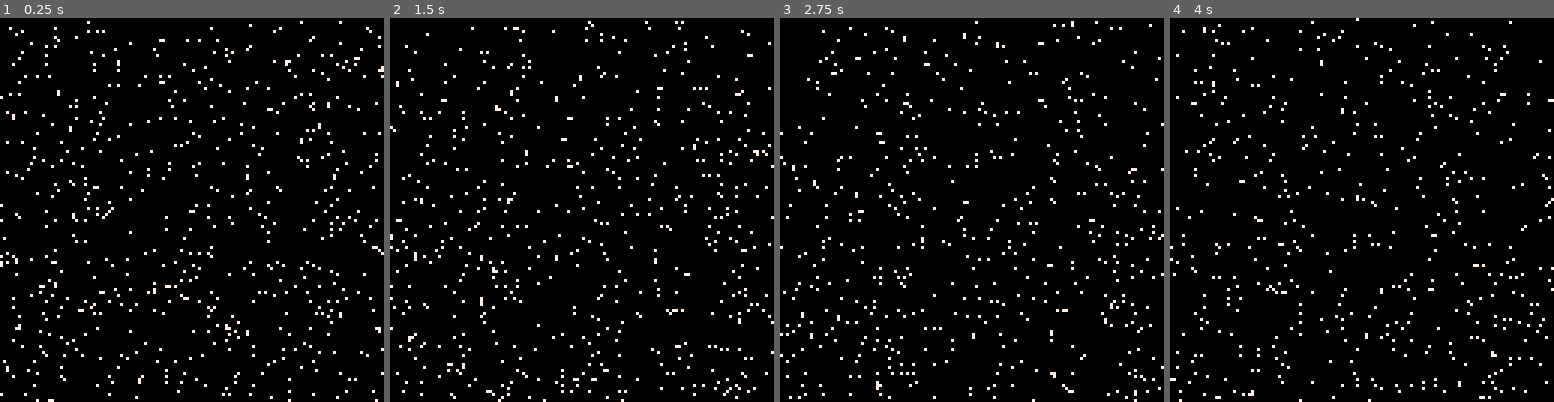
Above: before the commit, frames 1-4 (left to right).
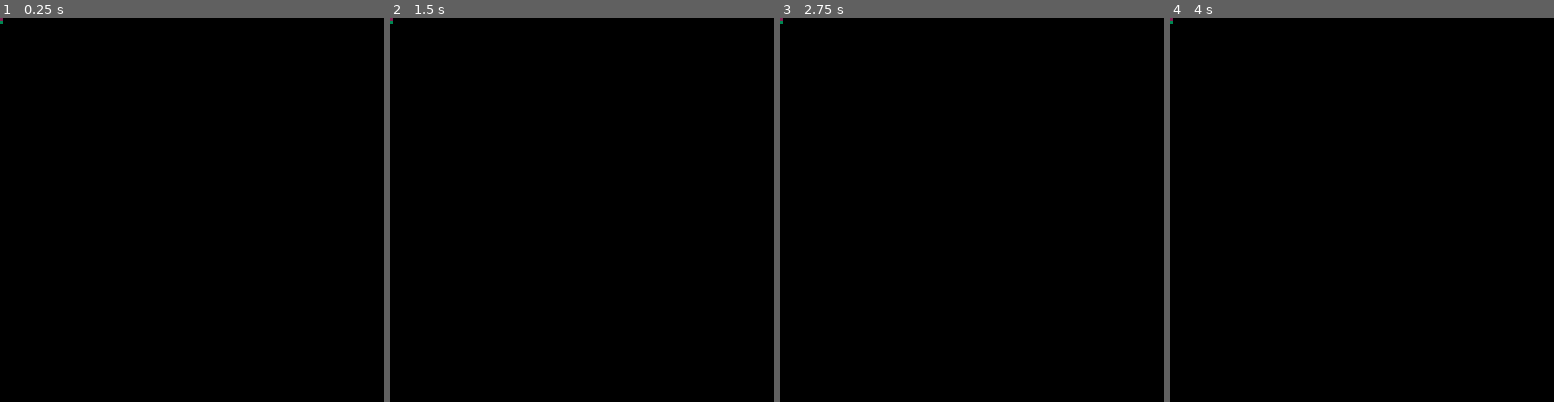
Above: after the commit, the same moments.

Repository: jessemillar/pico-8
Game: PICO-8 cartridge image-encoder/dev/image-encoder.p8
Same seed, same stepped clock (60 frames per second), same inputs: the game is played once before the commit and once after it.
Inputs:
- Up to frame 1 (0.25 s): no input
- Up to frame 2 (1.5 s): no input
- Up to frame 3 (2.75 s): no input
- Up to frame 4 (4 s): no input

The runs differ from the first frame. In frame 1, 3.6% of the frame differs, in the area x 0-100%, y 0-100%; in frame 2, 3.4%; in frame 3, 3.1%; in frame 4, 2.9%.

Commit message:
Revamping the data format

Diff:
--- a/image-encoder/dev/image-encoder.p8
+++ b/image-encoder/dev/image-encoder.p8
@@ -4,35 +4,66 @@
 
 t=0
 
-function snow()
-	if #snowflakes==0 then -- fill the screen with snowflakes
-		for i=0,900 do
-			local flake={x=flr(rnd(200)-36),y=flr(rnd(127))} -- place to the left and right of the screen so we don't see the edges of the sine wave
-			add(snowflakes,flake)
-		end
-	else
-		for i=0,3 do -- add a few flakes each frame
-			local flake={x=flr(rnd(200)-36),y=0}
-			add(snowflakes,flake)
-		end
-	end
+function draw_encoded(x, y, image)
+	for y_index=0,image[2] do
+		local i=1 -- reset the index for each row
 
-	for flake in all(snowflakes) do
-		if t%2<1 then -- slow the decent of flakes
-			flake.y+=flr(rnd(2)+1)
-		end
+		for x_index=0,image[1] do
+			local row=image[y_index+3]
+			local char = ""
 
-		flake.x+=cos(t/300)/5 -- make flakes float left and right
-		pset(flake.x, flake.y, 7) -- draw the flake
+			if sub(row, i+1, i+1)=="-" then
+				char=sub(row, i, i)
+				i+=1
+			else
+				char=sub(row, i, i+1)
+				i+=2
+			end
 
-		if flake.y>127 then -- if the flakes are outside the screen delete them
-			del(snowflakes, flake)
+			if char=="0" then
+				pset(x_index+x, y_index+y, 0)
+			elseif char=="1" then
+				pset(x_index+x, y_index+y, 1)
+			elseif char=="2" then
+				pset(x_index+x, y_index+y, 2)
+			elseif char=="3" then
+				pset(x_index+x, y_index+y, 3)
+			elseif char=="4" then
+				pset(x_index+x, y_index+y, 4)
+			elseif char=="5" then
+				pset(x_index+x, y_index+y, 5)
+			elseif char=="6" then
+				pset(x_index+x, y_index+y, 6)
+			elseif char=="7" then
+				pset(x_index+x, y_index+y, 7)
+			elseif char=="8" then
+				pset(x_index+x, y_index+y, 8)
+			elseif char=="9" then
+				pset(x_index+x, y_index+y, 9)
+			elseif char=="10" then
+				pset(x_index+x, y_index+y, 10)
+			elseif char=="11" then
+				pset(x_index+x, y_index+y, 11)
+			elseif char=="12" then
+				pset(x_index+x, y_index+y, 12)
+			elseif char=="13" then
+				pset(x_index+x, y_index+y, 13)
+			elseif char=="14" then
+				pset(x_index+x, y_index+y, 14)
+			elseif char=="15" then
+				pset(x_index+x, y_index+y, 15)
+			end
 		end
 	end
 end
 
 function _init()
-	snowflakes={} -- the array for keeping track of an animating the snow
+	test={ -- the string representing the full-page image
+		128,
+		2,
+		"2-2-2-0-2-2-2-2-1-1-1-2-2-2-2-2-2-2-2-2-2-2-2-2-2-2-2-2-2-2-2-2-2-2-2-2-2-2-2-2-2-2-2-2-2-2-2-2-2-2-2-2-2-2-2-2-2-2-2-2-2-2-2-2-2-2-2-2-2-2-2-2-2-2-2-2-2-2-2-2-2-2-2-2-2-2-2-2-2-2-2-2-2-2-2-2-2-2-2-2-2-2-2-2-2-2-2-2-2-2-2-2-2-2-2-2-2-2-2-2-2-2-2-2-2-2-2-2-",
+		"3-3-3-3-3-3-3-3-2-3-3-3-3-3-3-3-3-3-3-3-3-3-3-3-3-3-3-3-3-3-3-3-3-3-3-3-3-3-3-3-3-3-3-3-3-3-3-3-3-3-3-3-3-3-3-3-3-3-3-3-3-3-3-3-3-3-3-3-3-3-3-3-3-3-3-3-3-3-3-3-3-3-3-3-3-3-3-3-3-3-3-3-3-3-3-3-3-3-3-3-3-3-3-3-3-3-3-3-3-3-3-3-3-3-3-3-3-3-3-3-3-3-3-3-3-3-3-3-",
+	}
 end
 
 function _update()
@@ -41,5 +72,5 @@
 
 function _draw()
 	cls() -- clear the screen
-	snow() -- make it snow
+	draw_encoded(0, 0, test) -- draw the test image
 end
